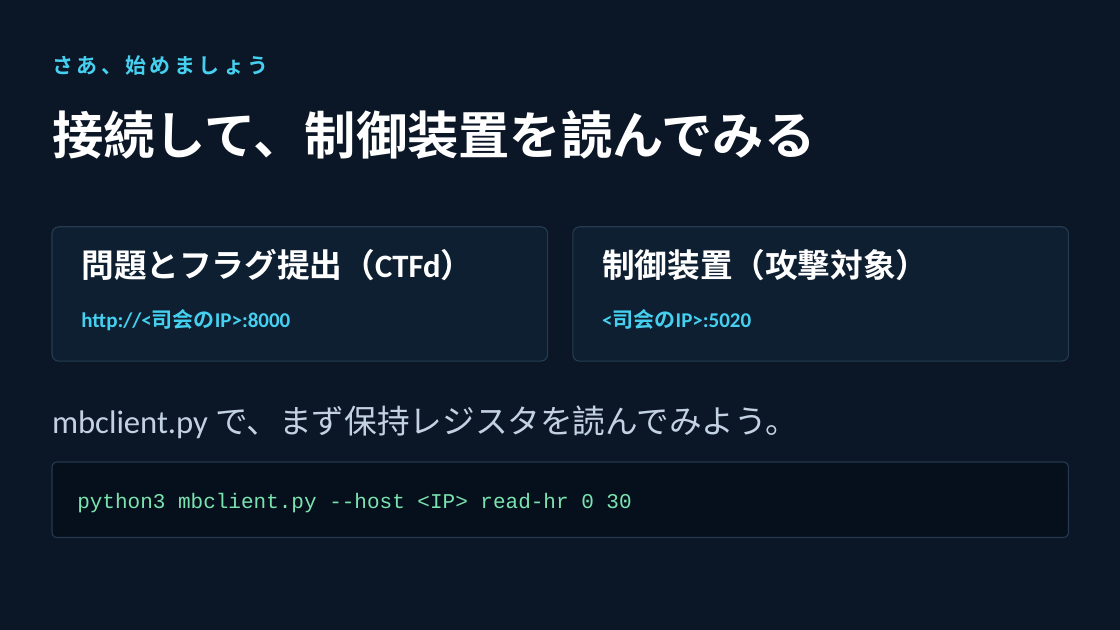
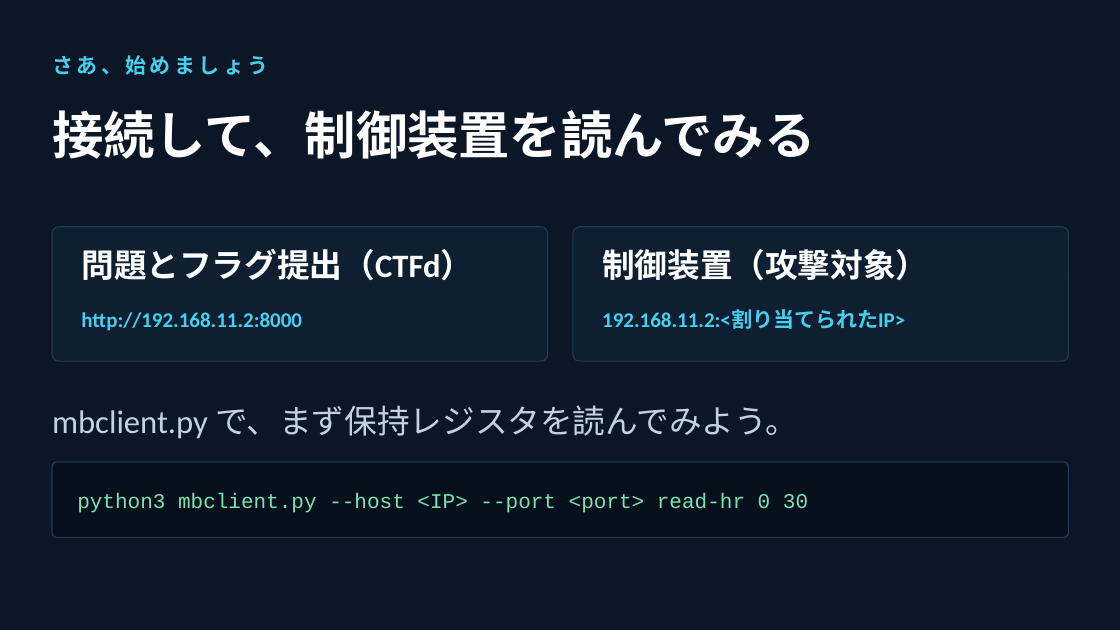
Before and after one commit to Tivo0921/ot-modbus-ctf, a slide deck: slide 10 of slides/ot-intro.pptx. Drawn at 1120x630 pixels with LibreOffice and Linux fonts; fonts in the diff are those of the drawing; background and template pictures are left out. Boxes give left, top, right and bottom in pixels: in the first picture for what was removed or moved away, otherwise in the second. Text is boxed around its words. In the diff, an @@ line names an element or a change of style, - is before the commit and + after.

```diff
--- a/slides/ot-intro.pptx
+++ b/slides/ot-intro.pptx
@@ text at box(81, 312, 302, 331): text changed @@
-http://<司会のIP>:8000
+http://192.168.11.2:8000
@@ text at box(602, 310, 905, 329): text changed @@
-<司会のIP>:5020
+192.168.11.2:<割り当てられたIP>
@@ text at box(77, 493, 808, 513): text changed @@
-python3 mbclient.py --host <IP> read-hr 0 30
+python3 mbclient.py --host <IP> --port <port> read-hr 0 30
```
Also in this commit, not shown: 4 other slides changed, 8 other files.
